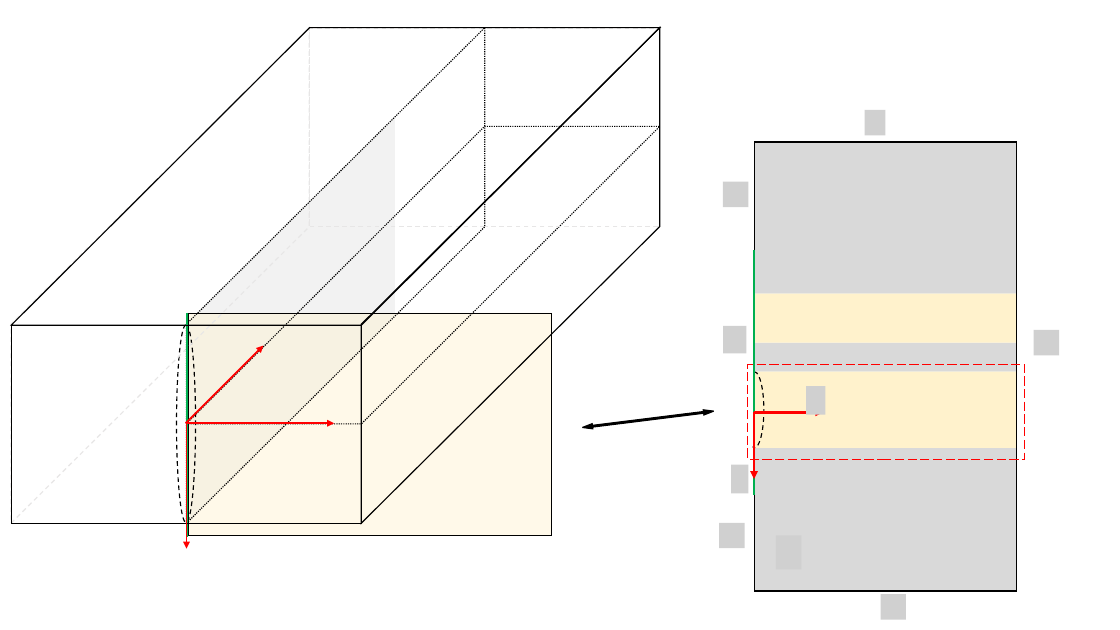
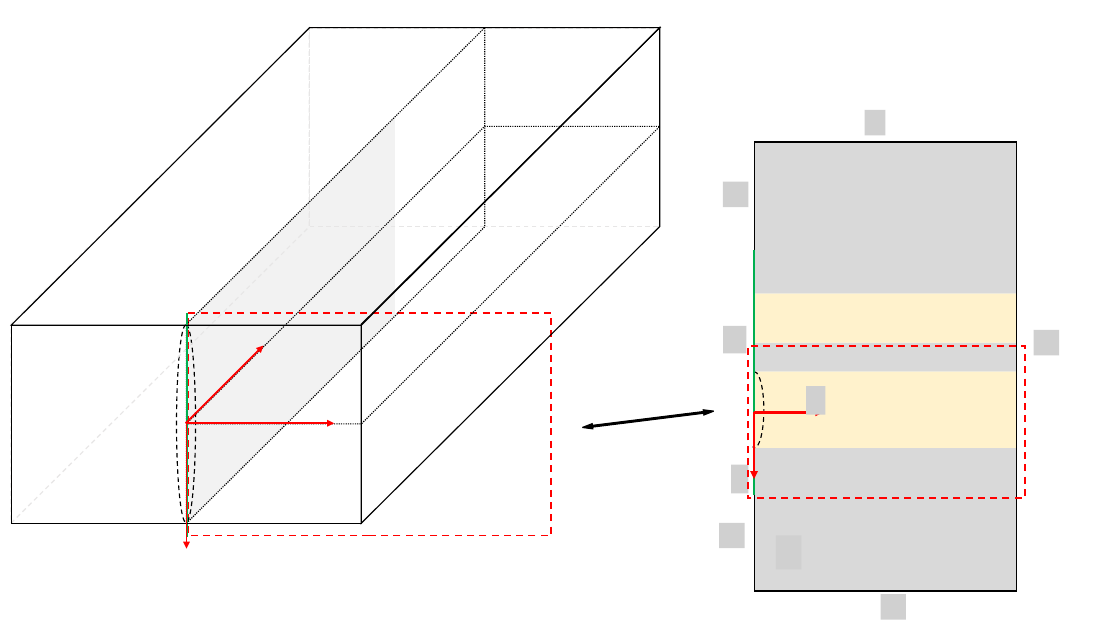
Before and after one commit to Ivashchenkospb/Diploma, a slide deck: slide 6 of Pics/Illustrations.pptx (slide 4 before the commit). Drawn at 1120x630 pixels with LibreOffice and Linux fonts; fonts in the diff are those of the drawing; grey boxes stand for pictures; background and template pictures are left out. Boxes give left, top, right and bottom in pixels: in the first picture for what was removed or moved away, otherwise in the second. Text is boxed around its words. In the diff, an @@ line names an element or a change of style, - is before the commit and + after.

```diff
--- a/Pics/Illustrations.pptx
+++ b/Pics/Illustrations.pptx
@@ rectangle at (187, 313, 551, 535): fill #FFF2CC at 42% opacity to none; outline #000000 0.25 pt to #FF0000 1.5 pt dashed @@
@@ rectangle: place and size @@
-rectangle at (748, 365, 1025, 460)
+rectangle at (748, 345, 1025, 498)
@@ rectangle at (748, 345, 1025, 498): outline #FF0000 1 pt dashed to #FF0000 1.5 pt dashed @@
```
Also in this commit, not shown: 3 slides added, 1 slide removed, 7 other files.
